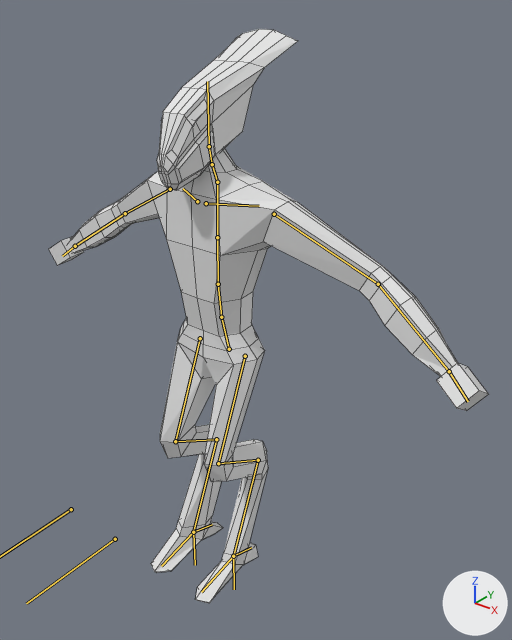
Renders of the Blender file Assets/player/playermodels/alien.blend from each side of a commit.
Camera for both pictures: a camera (50 mm lens) standing at (2.33, -2.49, 3.27) and looking at (0.03, 0.38, 1.49). Arrows for +X, +Y and +Z are at lower right; the lights stay in place. The bones that bend it are drawn over the model as lines. Mesh edges are drawn as thin lines.

In view in the first picture: 'body', 'helmet'.
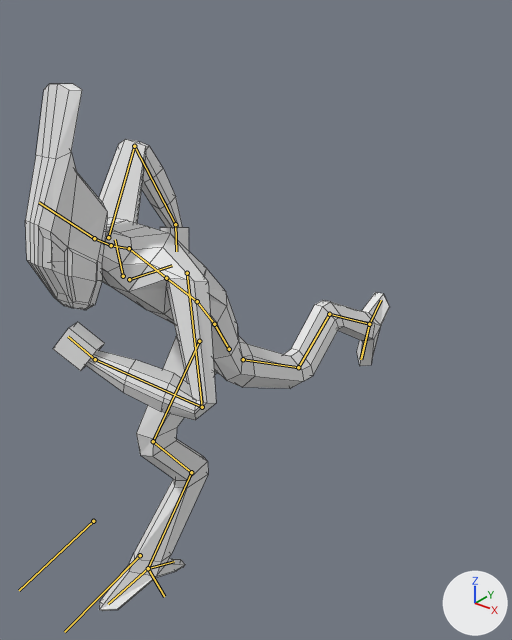
The newer file adds an action. The first version stands in its rest pose; the second is drawn at frame 1 of the action 'alienRunCycleForward'.

Scene script edits in JSON lines:
```json
{"block": "bone_spine", "where": "bone_spine = bpy.data.objects['metarig'].pose.bones['spine']"}
{"op": "set", "path": "bone_spine.rotation_quaternion", "old": "(1.0, 0.0, 0.0, 0.0)", "new": "(0.991, 0.13, -0.018, 0.007)", "note": "degrees (0, 0, 0) -> degrees (15, -2, 1)"}
{"block": "bone_spine_001", "where": "bone_spine_001 = bpy.data.objects['metarig'].pose.bones['spine.001']  # child of 'spine'"}
{"op": "set", "path": "bone_spine_001.rotation_quaternion", "old": "(1.0, 0.0, 0.0, 0.0)", "new": "(0.992, 0.106, -0.067, 0.02)", "note": "degrees (0, 0, 0) -> degrees (12, -8, 1)"}
{"block": "bone_spine_002", "where": "bone_spine_002 = bpy.data.objects['metarig'].pose.bones['spine.002']  # child of 'spine.001'"}
{"op": "set", "path": "bone_spine_002.rotation_quaternion", "old": "(1.0, 0.0, 0.0, 0.0)", "new": "(0.986, 0.168, 0.0, 0.0)", "note": "degrees (0, 0, 0) -> degrees (19, 0, 0)"}
{"block": "bone_head", "where": "bone_head = bpy.data.objects['metarig'].pose.bones['head']  # child of 'spine.005'"}
{"op": "set", "path": "bone_head.rotation_quaternion", "old": "(1.0, 0.0, 0.0, 0.0)", "new": "(0.997, 0.012, 0.02, 0.075)", "note": "degrees (0, 0, 0) -> degrees (2, 2, 9)"}
{"block": "bone_shoulder_l", "where": "bone_shoulder_l = bpy.data.objects['metarig'].pose.bones['shoulder.L']  # child of 'spine.003'"}
{"op": "set", "path": "bone_shoulder_l.rotation_euler", "old": "(0.0, 0.0, 0.0)", "new": "(0.0524, -0.0349, 0.0698)", "note": "degrees (0, 0, 0) -> degrees (3, -2, 4)"}
{"block": "bone_upper_arm_l", "where": "bone_upper_arm_l = bpy.data.objects['metarig'].pose.bones['upper_arm.L']  # child of 'shoulder.L'"}
{"op": "set", "path": "bone_upper_arm_l.rotation_quaternion", "old": "(1.0, 0.0, 0.0, 0.0)", "new": "(0.966, 0.184, -0.011, -0.179)", "note": "degrees (0, 0, 0) -> degrees (21, 3, -21)"}
{"block": "bone_shoulder_r", "where": "bone_shoulder_r = bpy.data.objects['metarig'].pose.bones['shoulder.R']  # child of 'spine.003'"}
{"op": "set", "path": "bone_shoulder_r.rotation_euler", "old": "(0.0, 0.0, 0.0)", "new": "(-0.0349, -0.0698, -0.0175)", "note": "degrees (0, 0, 0) -> degrees (-2, -4, -1)"}
{"block": "bone_knee_r", "where": "bone_knee_r = bpy.data.objects['metarig'].pose.bones['Knee.R']  # child of 'spine'"}
{"op": "set", "path": "bone_knee_r.location", "old": "(0.0, 0.0, 0.0)", "new": "(-0.056, 0.0, 0.0)"}
{"block": "bone_ikhand_r", "where": "bone_ikhand_r = bpy.data.objects['metarig'].pose.bones['IKHand.R']"}
{"op": "set", "path": "bone_ikhand_r.location", "old": "(0.0, 0.0, 0.0)", "new": "(0.79, -0.188, -0.157)"}
{"op": "set", "path": "bone_ikhand_r.rotation_quaternion", "old": "(1.0, 0.0, 0.0, 0.0)", "new": "(0.942, -0.283, 0.179, 0.0)", "note": "degrees (0, 0, 0) -> degrees (-35, 20, -6)"}
{"block": "bone_ikhand_l", "where": "bone_ikhand_l = bpy.data.objects['metarig'].pose.bones['IKHand.L']"}
{"op": "set", "path": "bone_ikhand_l.location", "old": "(0.0, 0.0, 0.0)", "new": "(-1.068, -0.62, 0.956)"}
{"op": "set", "path": "bone_ikhand_l.rotation_quaternion", "old": "(1.0, 0.0, 0.0, 0.0)", "new": "(0.973, 0.199, 0.022, -0.113)", "note": "degrees (0, 0, 0) -> degrees (23, 5, -12)"}
{"block": "bone_ikfoot_l", "where": "bone_ikfoot_l = bpy.data.objects['metarig'].pose.bones['IKFoot.L']"}
{"op": "set", "path": "bone_ikfoot_l.location", "old": "(0.0, 0.0, 0.0)", "new": "(-0.021, -0.988, 1.53)"}
{"op": "set", "path": "bone_ikfoot_l.rotation_quaternion", "old": "(1.0, 0.0, 0.0, 0.0)", "new": "(0.996, -0.067, -0.015, 0.054)", "note": "degrees (0, 0, 0) -> degrees (-8, -1, 6)"}
{"block": "bone_ikfoot_r", "where": "bone_ikfoot_r = bpy.data.objects['metarig'].pose.bones['IKFoot.R']"}
{"op": "set", "path": "bone_ikfoot_r.location", "old": "(0.0, 0.0, 0.0)", "new": "(0.0, 0.0, -0.398)"}
{"op": "set", "path": "bone_ikfoot_r.rotation_quaternion", "old": "(1.0, 0.0, 0.0, 0.0)", "new": "(0.988, 0.136, -0.01, -0.073)", "note": "degrees (0, 0, 0) -> degrees (16, 0, -8)"}
```

Where the change shows, as pixel boxes [x1, y1, x2, y2] in the pictures (512 x 640 px):
```json
{"object": "body", "change": "posed", "before": [49, 149, 488, 603], "after": [53, 139, 390, 611]}
{"object": "helmet", "change": "posed", "before": [157, 29, 297, 190], "after": [25, 84, 107, 310], "on screen": "41% narrower, 40% taller"}
{"bone": "spine", "before": "(229, 349) to (221, 317)", "after": "(229, 349) to (214, 324)"}
{"bone": "spine.001", "before": "(221, 317) to (218, 284)", "after": "(214, 324) to (197, 301)"}
{"bone": "spine.002", "before": "(218, 284) to (217, 237)", "after": "(197, 301) to (166, 278)"}
{"bone": "head", "before": "(209, 146) to (207, 81)", "after": "(94, 238) to (39, 202)"}
{"bone": "shoulder.L", "before": "(206, 203) to (259, 206)", "after": "(129, 279) to (172, 265)"}
{"bone": "upper_arm.L", "before": "(274, 214) to (378, 284)", "after": "(187, 273) to (202, 407)"}
{"bone": "shoulder.R", "before": "(197, 201) to (183, 188)", "after": "(123, 276) to (115, 239)"}
{"bone": "IKFoot.L", "before": "(233, 556) to (234, 589)", "after": "(369, 324) to (360, 359)"}
{"bone": "IKFoot.R", "before": "(193, 532) to (195, 565)", "after": "(148, 568) to (164, 596)"}
```
